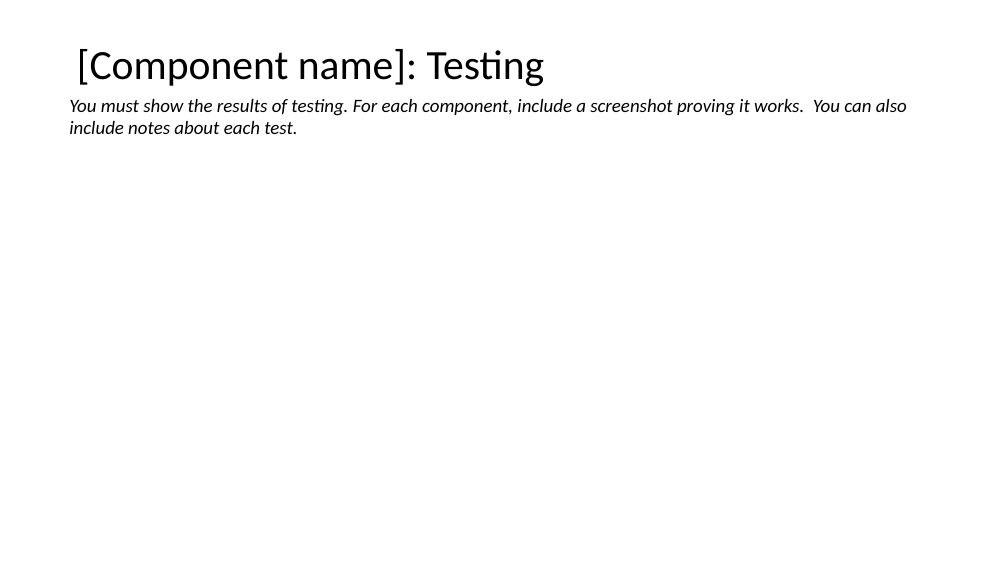
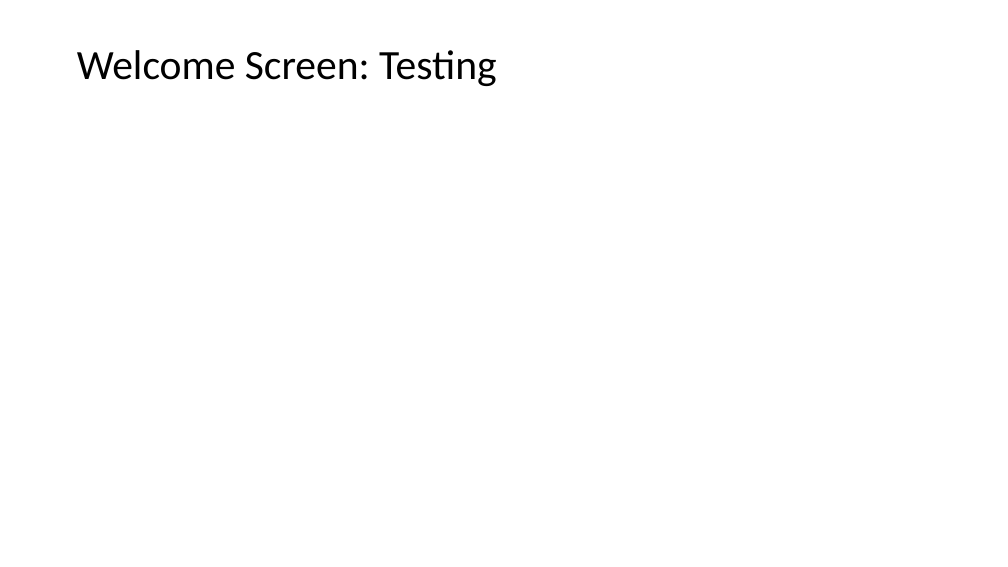
Before and after one commit to joshbatmiddleton/1.7-and-1.8-Assesment, a slide deck: slide 8 of Assesment Documents/Powerpoint/1.7 and 1.8 documentation v2.pptx. Drawn at 1008x567 pixels with LibreOffice and Linux fonts; fonts in the diff are those of the drawing. Boxes give left, top, right and bottom in pixels: in the first picture for what was removed or moved away, otherwise in the second. Text is boxed around its words. In the diff, an @@ line names an element or a change of style, - is before the commit and + after.

Commit message:
Update v1.5.3

```diff
--- a/Assesment Documents/Powerpoint/1.7 and 1.8 documentation v2.pptx
+++ b/Assesment Documents/Powerpoint/1.7 and 1.8 documentation v2.pptx
@@ title at (77, 50, 497, 86): text changed @@
-[Component name]: Testing
+Welcome Screen: Testing
@@ text removed at (69, 99, 907, 134) @@
-You must show the results of testing. For each component, include a screenshot proving it works. You can also include notes about each test.
```
Also in this commit, not shown: 1 other slide changed.
